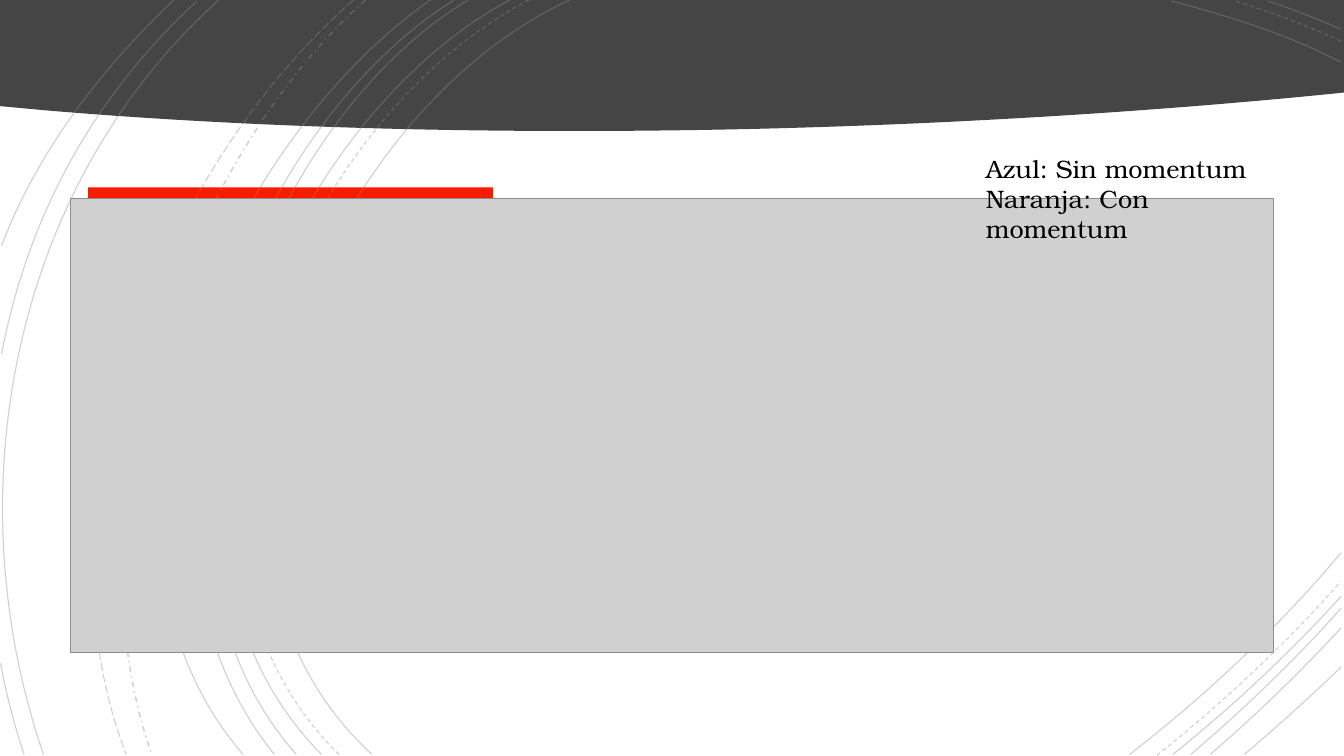
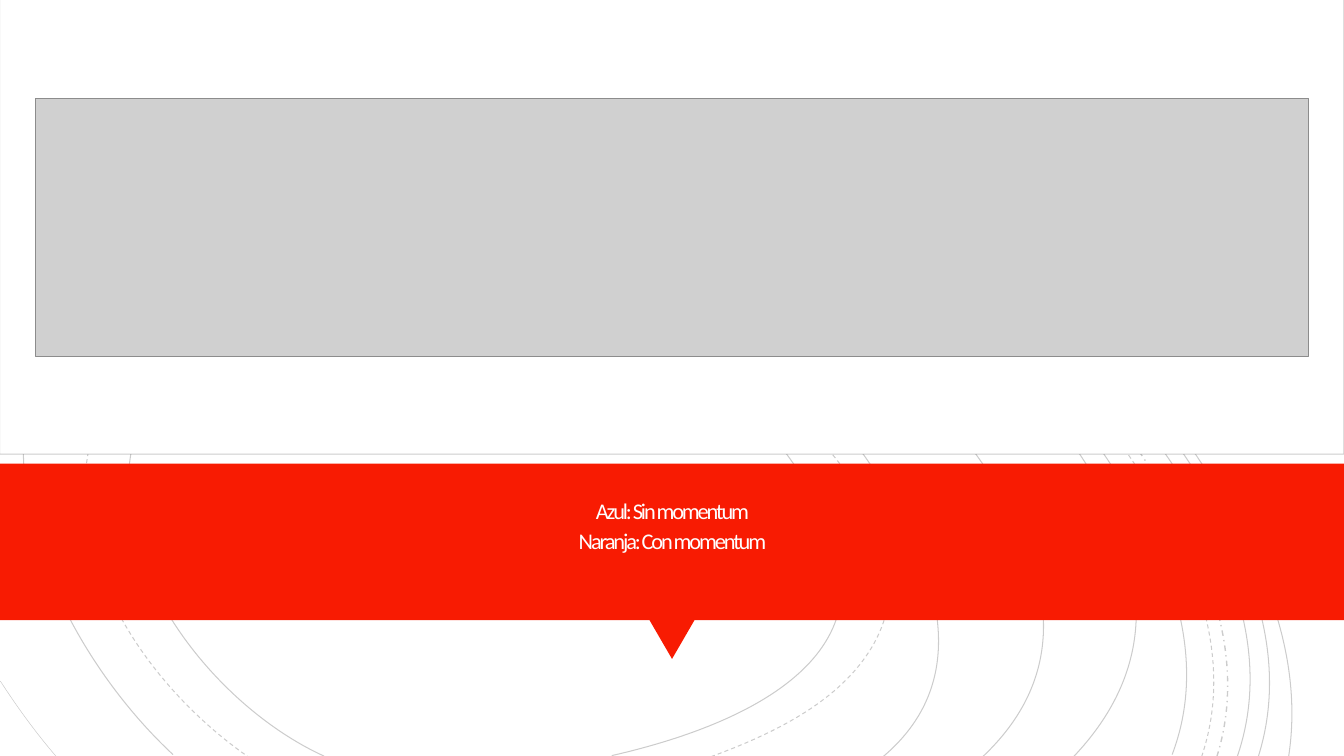
Before and after one commit to ramadis/sia, a slide deck: slide 13 of TP PARTE 2/presentacion.pptx (slide 12 before the commit). Drawn at 1344x756 pixels with LibreOffice and Linux fonts; fonts in the diff are those of the drawing; grey boxes stand for pictures. Boxes give left, top, right and bottom in pixels: in the first picture for what was removed or moved away, otherwise in the second. Text is boxed around its words. In the diff, an @@ line names an element or a change of style, - is before the commit and + after.

```diff
--- a/TP PARTE 2/presentacion.pptx
+++ b/TP PARTE 2/presentacion.pptx
@@ freeform shape removed at (0,0,1344,131) @@
@@ rectangle added at (0,0,1344,756), fill #FFFFFF @@
@@ rectangle added at (0,0,1344,454), fill #FFFFFF, outline #000000 0.75 pt @@
@@ group removed at (2,1,1342,754): 7 freeform shapes @@
@@ group removed at (0,0,1342,756): 18 freeform shapes @@
@@ group added at (0,0,1344,756): 17 freeform shapes @@
@@ group added at (0,0,1344,756): 18 freeform shapes @@
@@ freeform shape: place and size @@
-freeform shape at (1235,1,1341,41)
+freeform shape at (1245,0,1344,58)
@@ freeform shape at (1245,0,1344,58): outline #E0E0E0 0.75 pt dashed to #000000 0.75 pt @@
@@ freeform shape: place and size @@
-freeform shape at (1172,1,1341,63)
+freeform shape at (1245,0,1344,58)
@@ freeform shape at (1245,0,1344,58): outline #E0E0E0 0.75 pt to #000000 0.75 pt @@
@@ picture added at (35,98,1309,356) @@
@@ picture removed at (71,199,1274,653) @@
@@ rectangle removed at (89,188,494,243) @@
@@ rectangle added at (0,464,1344,620), fill #F81B02 @@
@@ text "Azul: Sin momentum": place and size @@
-text "Azul: Sin momentum" at (986,160,1247,238)
+text "Azul: Sin momentum" at (579,503,766,553)
@@ text "Azul: Sin momentum" at (579,503,766,553): size 18 to 16 pt, font TeX Gyre Bonum to Calibri, text colour #000000 to #FFFEFF, letter spacing 0 to -1.5 pt; alignment left to centre; line spacing 1 to 0.8; more space between paragraphs; vertical alignment top to bottom @@
@@ triangle added at (649,620,695,658), fill #F81B02 @@
@@ freeform shape: place and size @@
-freeform shape at (1,663,24,754)
+freeform shape at (0,682,55,756)
@@ freeform shape at (0,682,55,756): outline #E0E0E0 0.75 pt to #000000 0.38 pt @@
```
Also in this commit, not shown: 1 other slide changed, 2 slides added, 1 slide removed, 1 other file.
